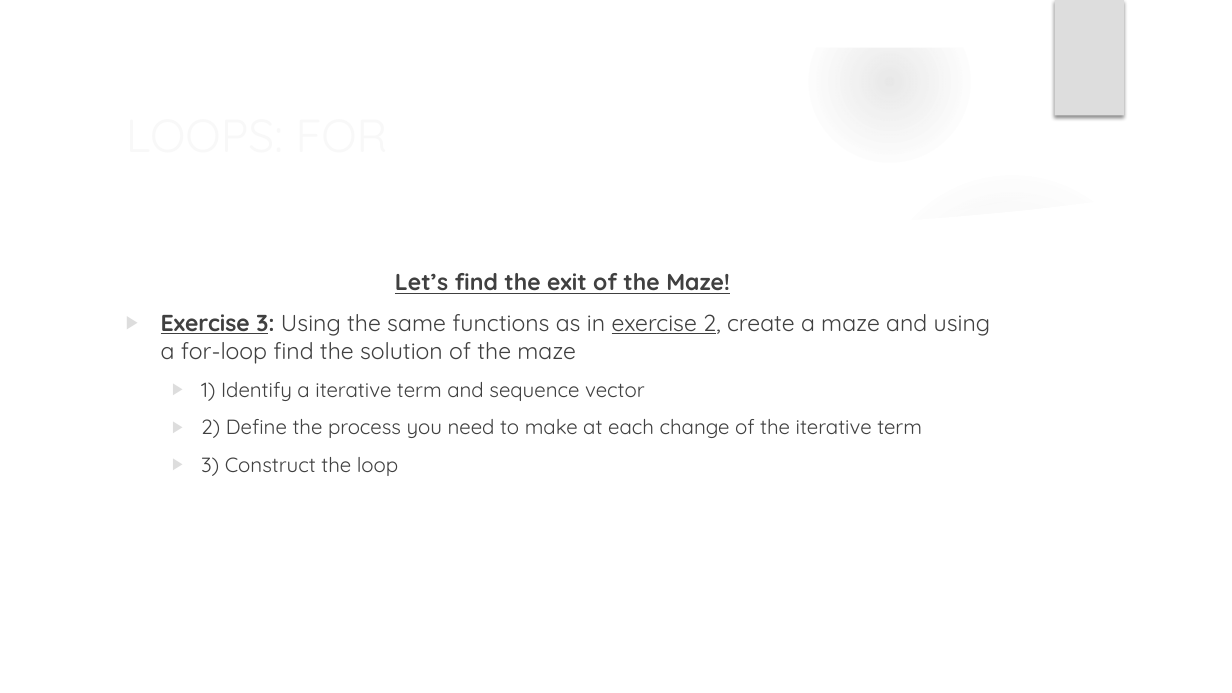
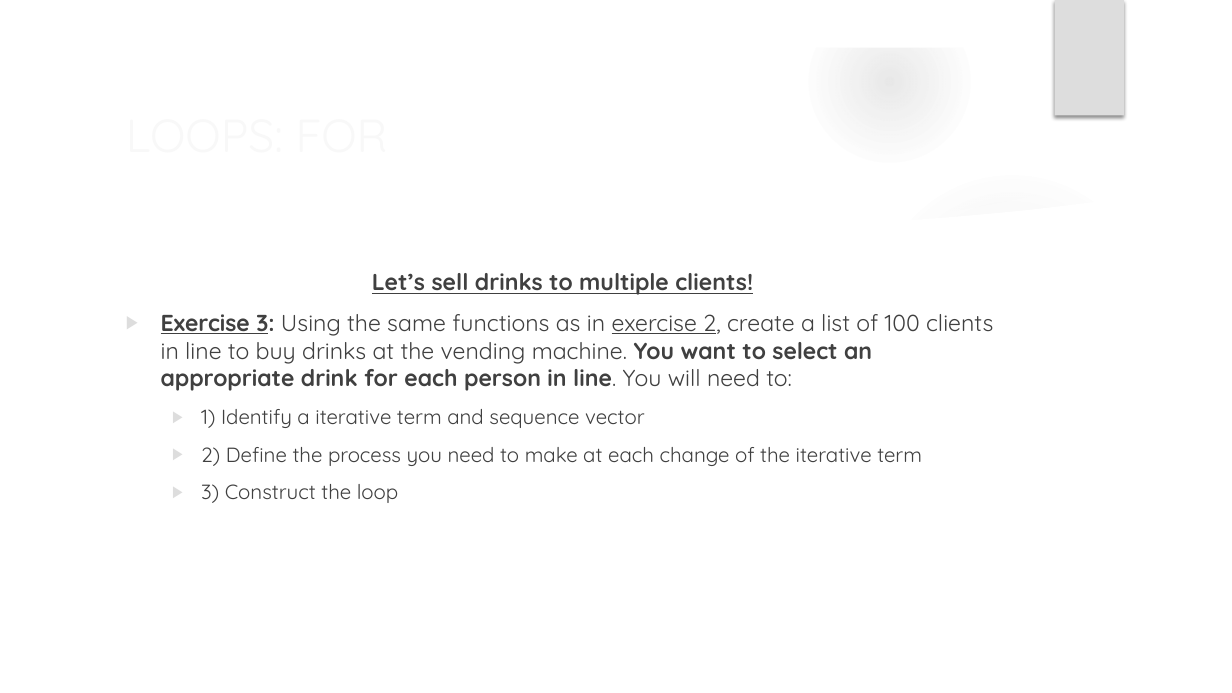
Before and after one commit to ComputerScienceinModernBiology/2021_Loops_and_Functions, a slide deck: slide 26 of LOOPS AND FUNCTIONS IN R.pptx (slide 32 before the commit). Drawn at 1232x693 pixels with LibreOffice and Linux fonts; fonts in the diff are those of the drawing; background and template pictures are left out. Boxes give left, top, right and bottom in pixels: in the first picture for what was removed or moved away, otherwise in the second. Text is boxed around its words. In the diff, an @@ line names an element or a change of style, - is before the commit and + after.

```diff
--- a/LOOPS AND FUNCTIONS IN R.pptx
+++ b/LOOPS AND FUNCTIONS IN R.pptx
@@ text at [161, 273, 993, 391]: text changed @@
-Let’s find the exit of the Maze!
-▶ Exercise 3: Using the same functions as in exercise 2, create a maze and using a for-loop find the solution of the maze
+Let’s sell drinks to multiple clients!
+▶ Exercise 3: Using the same functions as in exercise 2, create a list of 100 clients in line to buy drinks at the vending machine. You want to select an appropriate drink for each person in line. You will need to:
```
Also in this commit, not shown: 2 other slides changed, 1 slide added, 16 slides removed, 13 other files.
